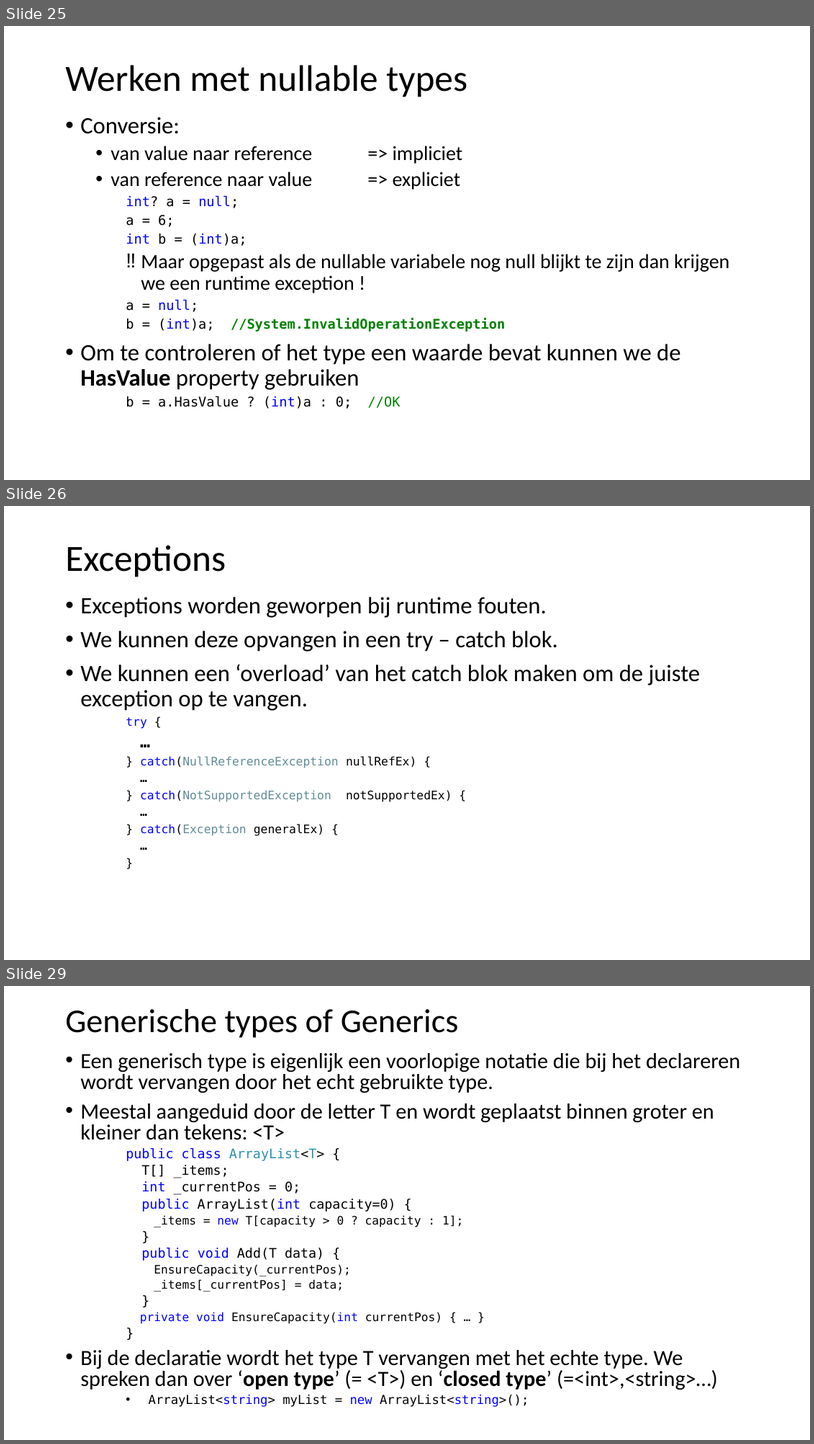
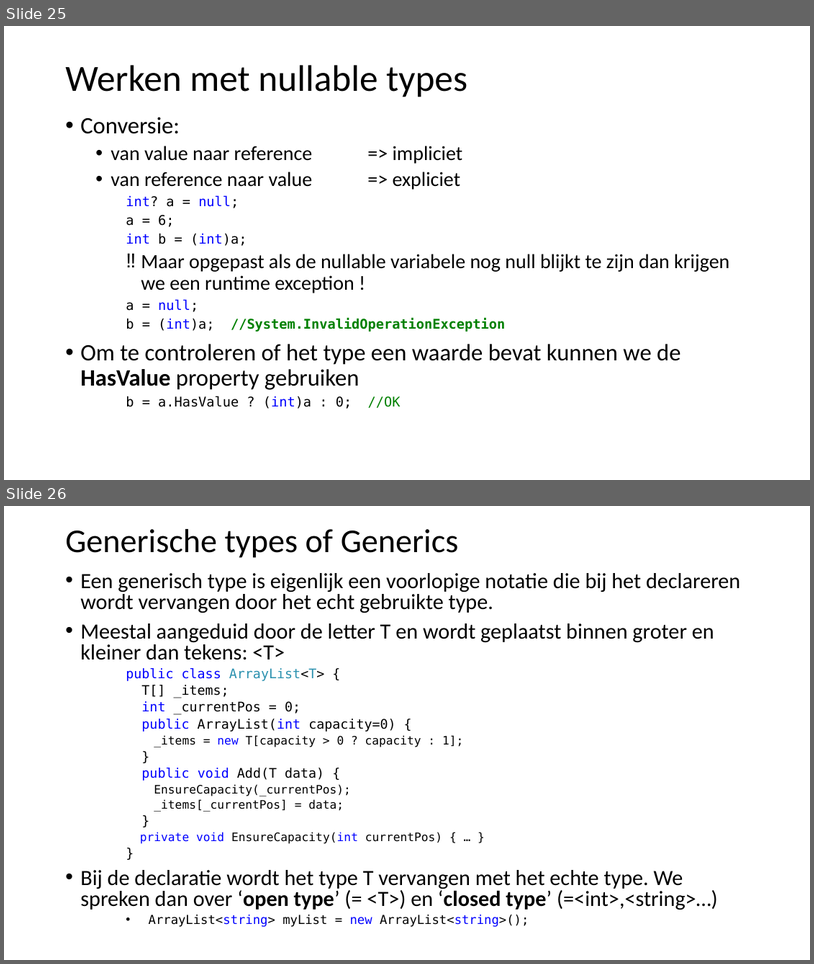
Before and after one commit to filipgeens/Syntra2020, a slide deck: Cursus/BasisCSharp-OO.pptx. Shown one above the other, each under a label of ours: slides 25, 26 and 29 before the commit, slides 25 and 26 after it; the slides between them are not shown. The pictures are 814x1444 and 814x964 pixels, drawn with LibreOffice and Linux fonts; fonts in the diff are those of the drawing. Boxes give left, top, right and bottom in pixels: in the first picture for what was removed or moved away, otherwise in the second. Text is boxed around its words. In the diff, an @@ line names an element or a change of style, - is before the commit and + after.

```diff
--- a/Cursus/BasisCSharp-OO.pptx
+++ b/Cursus/BasisCSharp-OO.pptx
@@ slide 26 removed at (x1=4, y1=506, x2=810, y2=960), background #FFFFFF @@
@@ title removed at (x1=65, y1=545, x2=226, y2=577) @@
-Exceptions
@@ text removed at (x1=80, y1=597, x2=701, y2=836) @@
-• Exceptions worden geworpen bij runtime fouten.
-• We kunnen deze opvangen in een try – catch blok.
-• We kunnen een ‘overload’ van het catch blok maken om de juiste exception op te vangen.
-    try {
-    …
-    } catch(NullReferenceException nullRefEx) {
-    …
-    } catch(NotSupportedException notSupportedEx) {
-    …
-    } catch(Exception generalEx) {
-    …
-    }
@@ what was slide 29 is now slide 26 @@
```
Also in this commit, not shown: 2 other slides removed, 1 other file.
